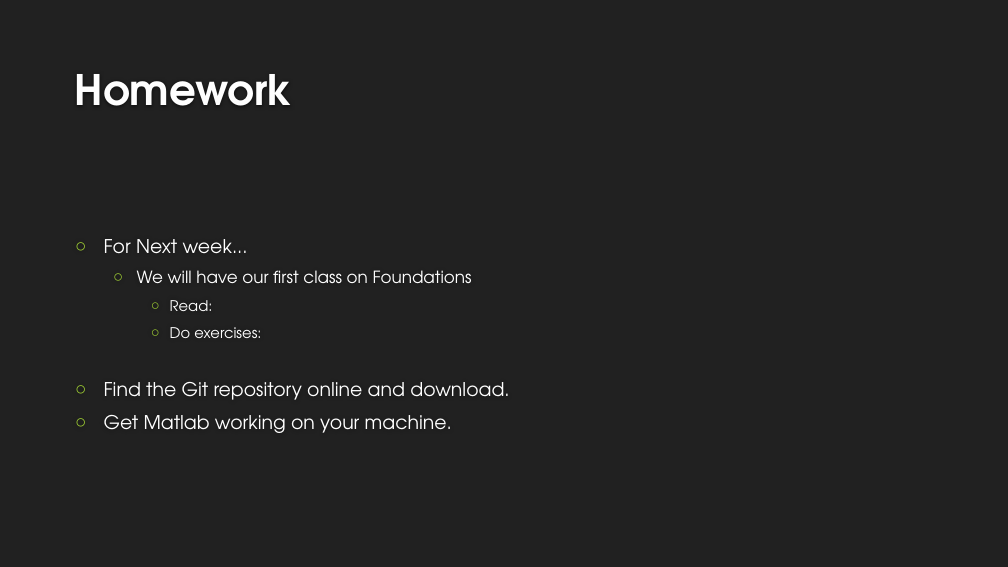
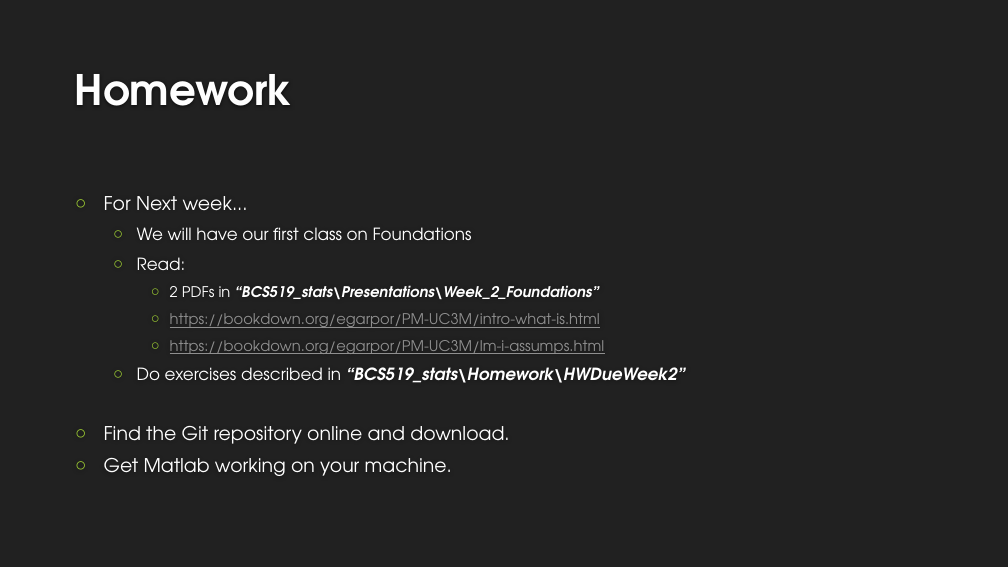
Before and after one commit to aclark43/BCS519_stats, a slide deck: slide 11 of Presentations/Week_1_Introduction/BCS Stats Week 1 INTRO.pptx. Drawn at 1008x567 pixels with LibreOffice and Linux fonts; fonts in the diff are those of the drawing; background and template pictures are left out. Boxes give left, top, right and bottom in pixels: in the first picture for what was removed or moved away, otherwise in the second. Text is boxed around its words. In the diff, an @@ line names an element or a change of style, - is before the commit and + after.

Commit message:
Created Week 2 Powerpoint and added materials

```diff
--- a/Presentations/Week_1_Introduction/BCS Stats Week 1 INTRO.pptx
+++ b/Presentations/Week_1_Introduction/BCS Stats Week 1 INTRO.pptx
@@ text at <box>137,257,186,270</box>: size 14 to 16 pt in "Read:"; list level 3 to 2 in "Read:" @@
@@ text at <box>137,285,685,383</box>: text changed @@
-    ○ Do exercises:
+    ○ 2 PDFs in “BCS519_stats\Presentations\Week_2_Foundations”
+    ○ https://bookdown.org/egarpor/PM-UC3M/intro-what-is.html
+    ○ https://bookdown.org/egarpor/PM-UC3M/lm-i-assumps.html
+  ○ Do exercises described in “BCS519_stats\Homework\HWDueWeek2”
```
Also in this commit, not shown: 3 other slides changed, 9 other files.
